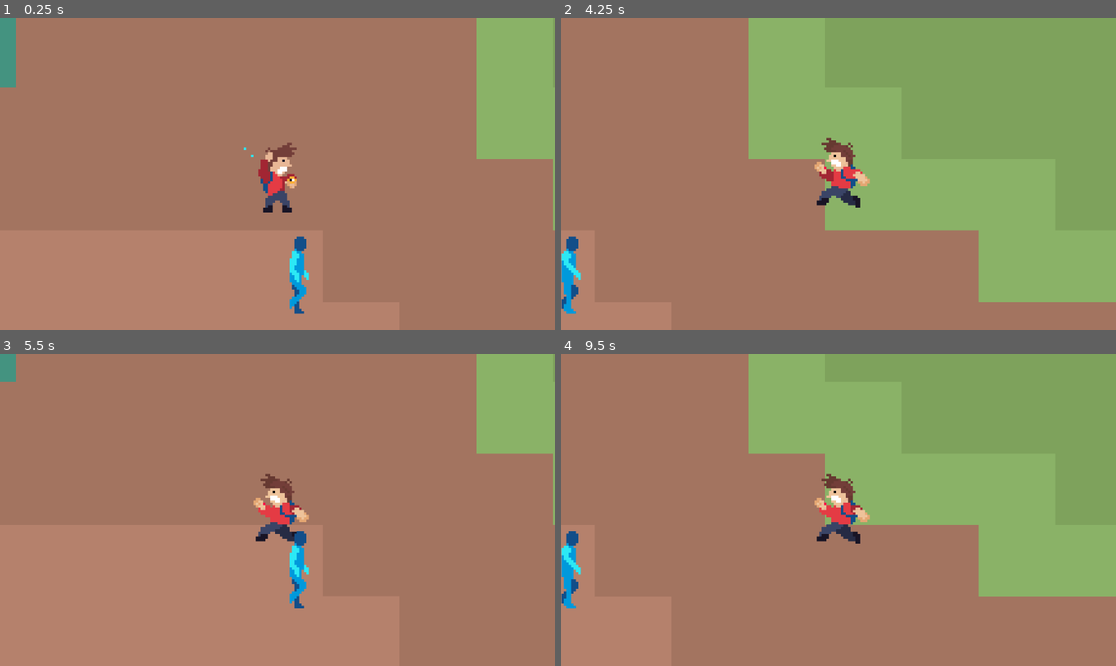
Above: before the commit, frames 1-4 (two rows, left to right).
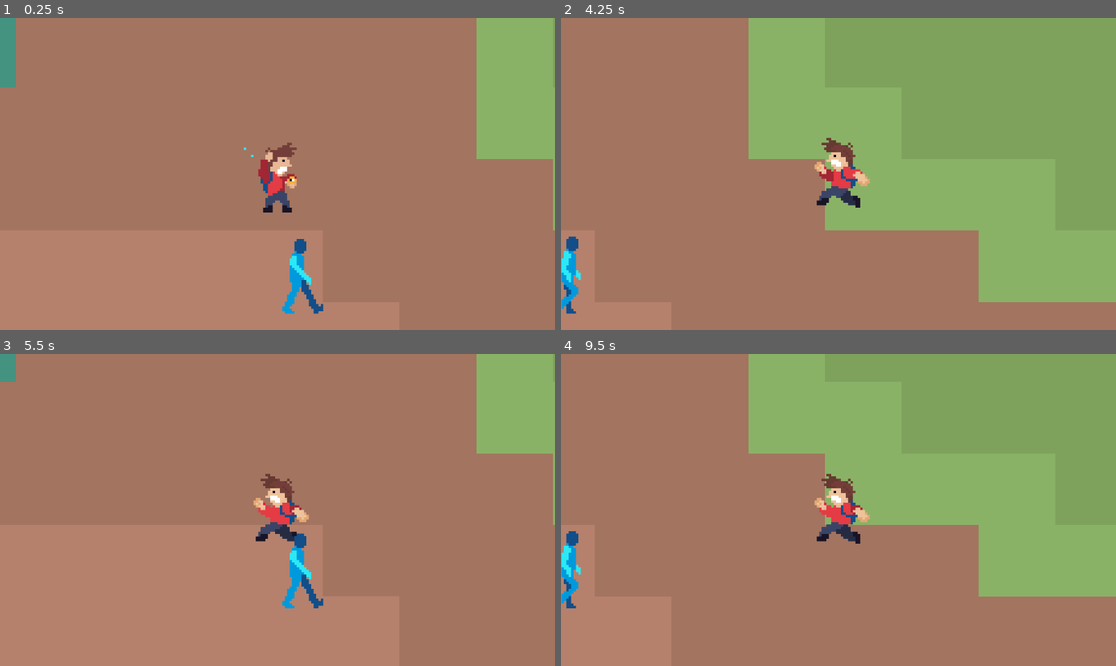
Above: after the commit, the same moments.

Repository: kaojb-bass/UWAGameJam2
Game: Godot game, scene res://Scenes/game.tscn
Two runs of this game, one before a commit and one after it. Both use one fixed random seed, a clock stepped at 60 frames per second and the inputs below. This scene is started directly instead of the project's main scene. The engine's default icon, where the game draws it, is replaced by a stand-in: a white triangle on a blue panel in a dark square.
Inputs:
- Up to frame 1 (0.25 s): no input
- Up to frame 2 (4.25 s): hold D (Right) 0.53-1.28 s; hold S (Down) 1.28-2.03 s; hold D (Right) 2.03-2.78 s; hold W (Up) 2.78-3.53 s; hold A (Left) from 3.53 s (still down)
- Up to frame 3 (5.5 s): release A (Left) at 5.03 s; hold S (Down) from 5.03 s (still down)
- Up to frame 4 (9.5 s): release S (Down) at 5.78 s; hold D (Right) 5.78-6.53 s; hold W (Up) 6.53-7.28 s; hold D (Right) 7.28-8.03 s; hold S (Down) 8.03-8.78 s; hold A (Left) from 8.78 s (still down)

The runs differ from the first frame. In frame 1, 0.6% of the frame differs, in the area x 50-59%, y 69-95%; in frame 2, 0.3%; in frame 3, 0.6%; in frame 4, 0.3%.

Commit message:
Deleted duplicate walk frame on NPC

Diff:
--- a/Scenes/npc.tscn
+++ b/Scenes/npc.tscn
@@ -11,10 +11,6 @@
 [sub_resource type="AtlasTexture" id="AtlasTexture_xxsvc"]
 atlas = ExtResource("1_acqhf")
 region = Rect2(160, 0, 32, 32)
-
-[sub_resource type="AtlasTexture" id="AtlasTexture_g6unj"]
-atlas = ExtResource("1_acqhf")
-region = Rect2(320, 0, 32, 32)
 
 [sub_resource type="AtlasTexture" id="AtlasTexture_h1ryf"]
 atlas = ExtResource("1_acqhf")
@@ -42,9 +38,6 @@
 "texture": SubResource("AtlasTexture_xxsvc")
 }, {
 "duration": 1.0,
-"texture": SubResource("AtlasTexture_g6unj")
-}, {
-"duration": 1.0,
 "texture": SubResource("AtlasTexture_h1ryf")
 }, {
 "duration": 1.0,
@@ -57,7 +50,7 @@
 "texture": SubResource("AtlasTexture_2xkex")
 }],
 "loop": true,
-"name": &"default",
+"name": &"walk",
 "speed": 8.0
 }]
 
@@ -70,5 +63,7 @@
 
 [node name="AnimatedSprite2D" type="AnimatedSprite2D" parent="CharacterBody2D"]
 sprite_frames = SubResource("SpriteFrames_a6nw3")
-autoplay = "default"
-frame_progress = 0.38098767
+animation = &"walk"
+autoplay = "walk"
+frame = 4
+frame_progress = 0.8147621
Not shown: 1 places in Scenes/npc.tscn that only renumber resources
